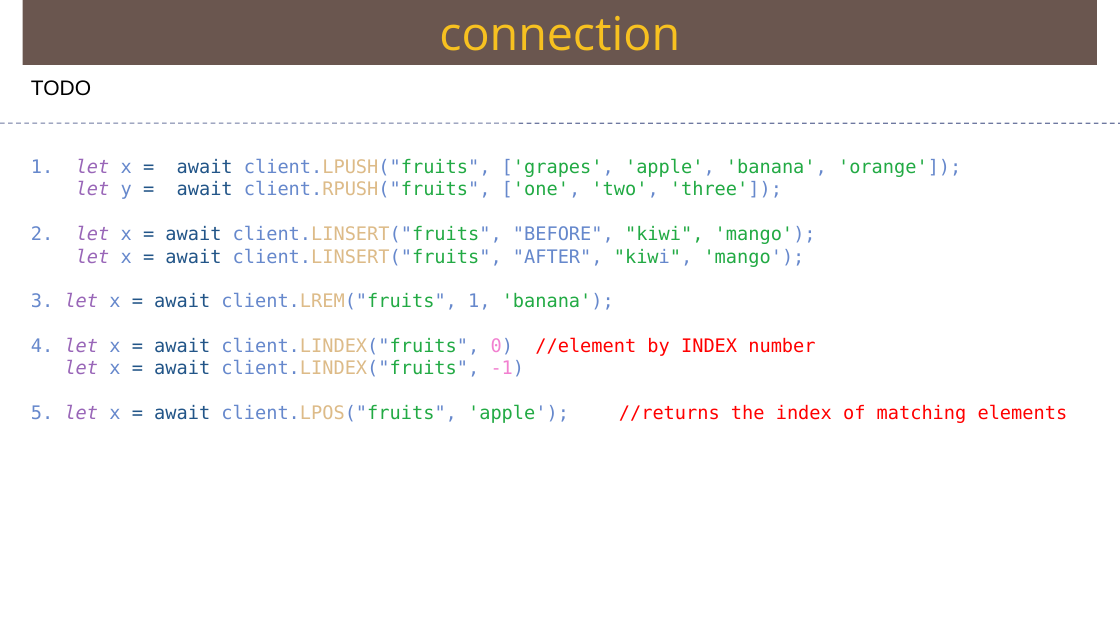
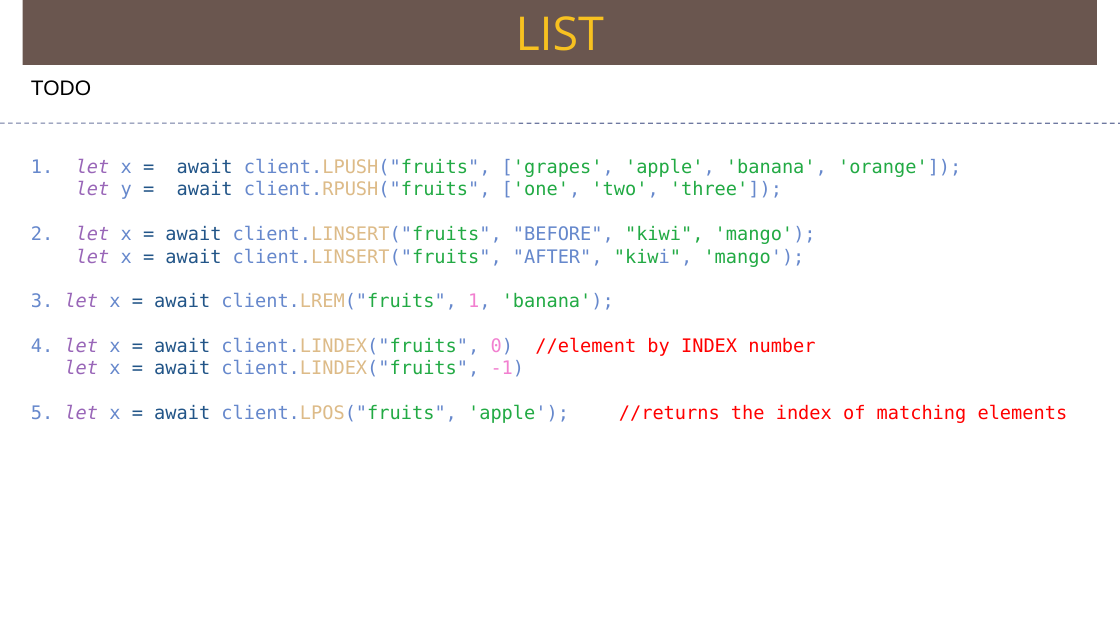
Before and after one commit to Saleel-Bagde/PPT-s, a slide deck: slide 143 of redis Ver2.pptx. Drawn at 1120x630 pixels with LibreOffice and Linux fonts; fonts in the diff are those of the drawing. Boxes give left, top, right and bottom in pixels: in the first picture for what was removed or moved away, otherwise in the second. Text is boxed around its words. In the diff, an @@ line names an element or a change of style, - is before the commit and + after.

```diff
--- a/redis Ver2.pptx
+++ b/redis Ver2.pptx
@@ text in rectangle at box(516, 16, 605, 51): text changed @@
-connection
+LIST
@@ text at box(31, 293, 614, 310): text colour #6688CC to #F280D0 in "1," @@
```
Also in this commit, not shown: 2 other slides changed, 6 slides added, 1 slide removed, 1 other file.
